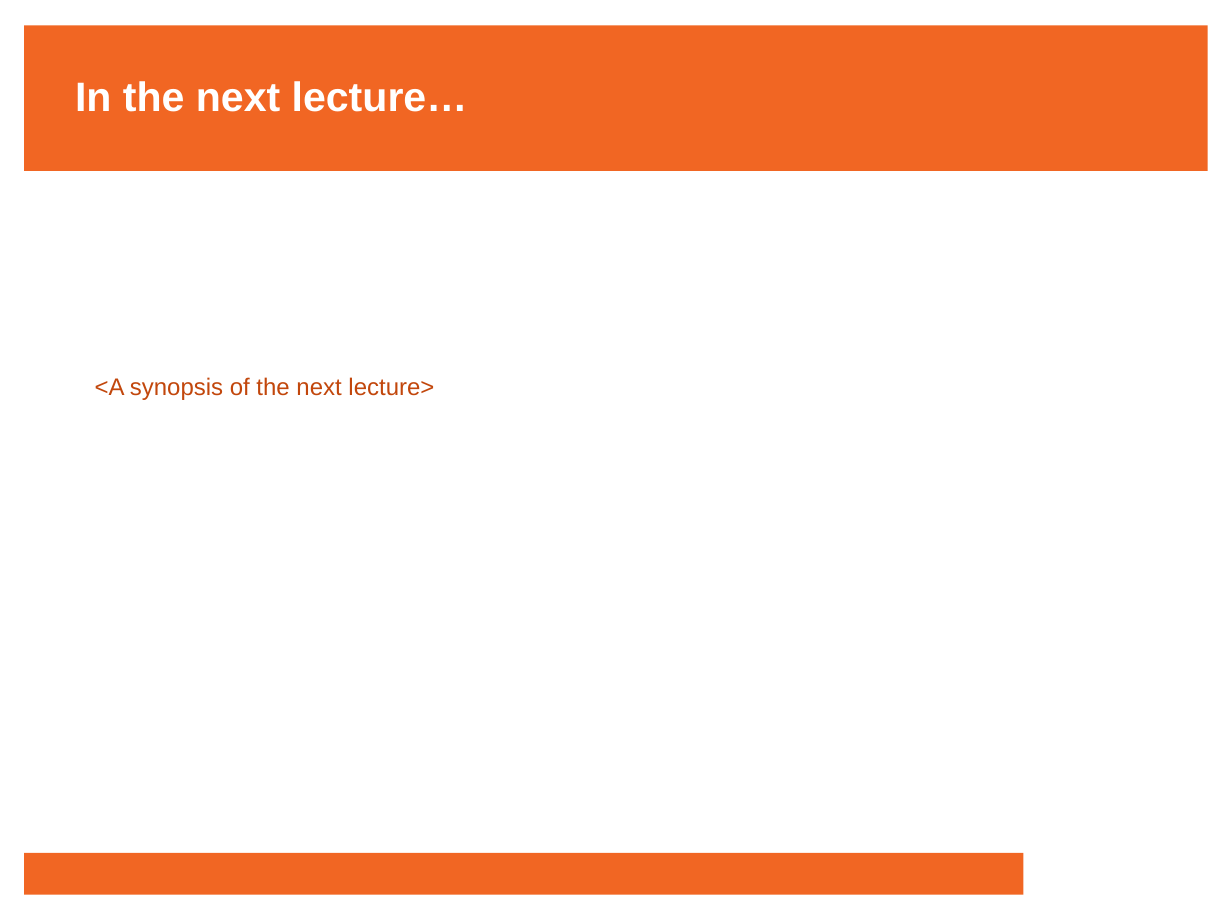
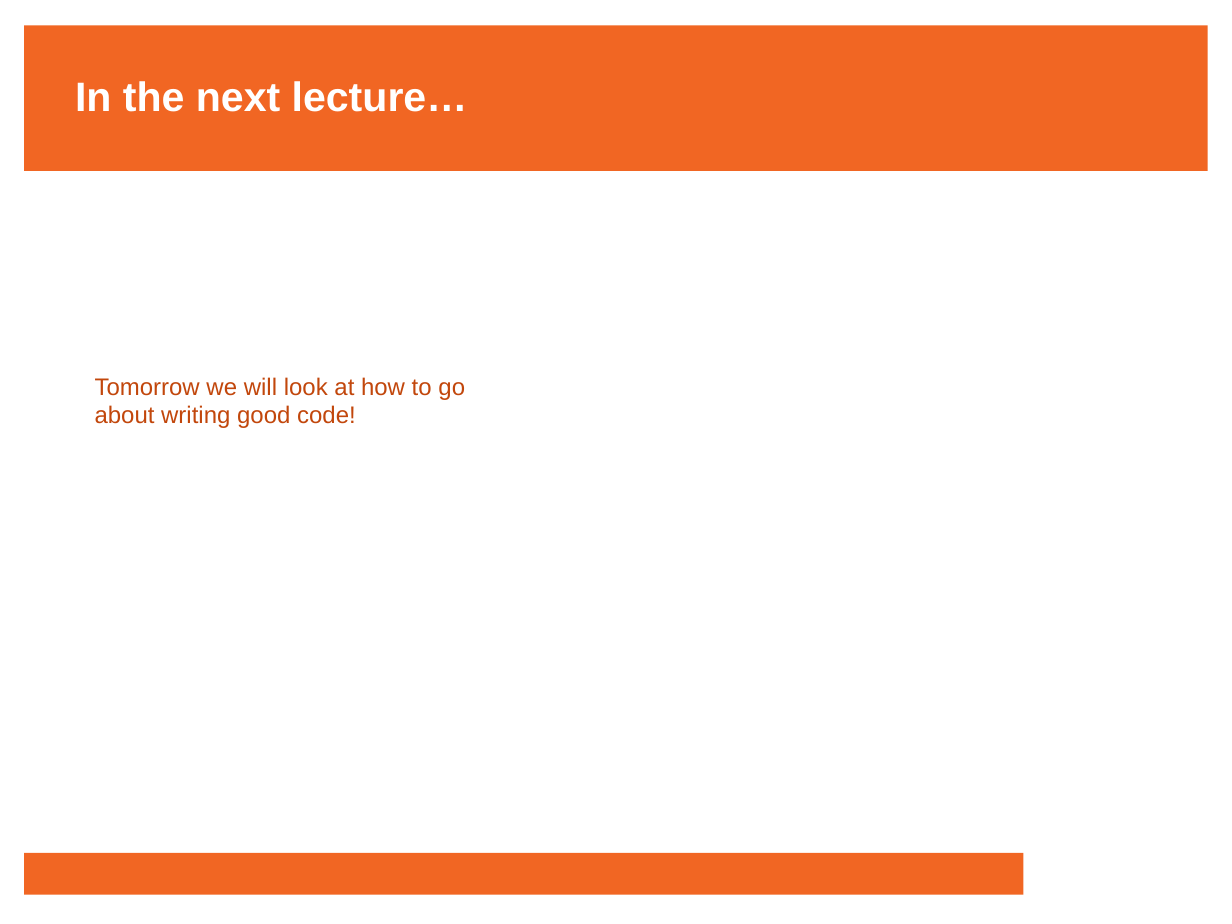
Before and after one commit to francisjudd/CWM-HPC, a slide deck: slide 21 of Lectures/pptx/3_Lecture_three.pptx (slide 22 before the commit). Drawn at 1232x924 pixels with LibreOffice and Linux fonts; fonts in the diff are those of the drawing; background and template pictures are left out. Boxes give left, top, right and bottom in pixels: in the first picture for what was removed or moved away, otherwise in the second. Text is boxed around its words. In the diff, an @@ line names an element or a change of style, - is before the commit and + after.

```diff
--- a/Lectures/pptx/3_Lecture_three.pptx
+++ b/Lectures/pptx/3_Lecture_three.pptx
@@ text at (x1=95, y1=377, x2=465, y2=428): text changed @@
-<A synopsis of the next lecture>
+Tomorrow we will look at how to go about writing good code!
```
Also in this commit, not shown: 1 other slide changed, 1 slide removed, 1 other file.
